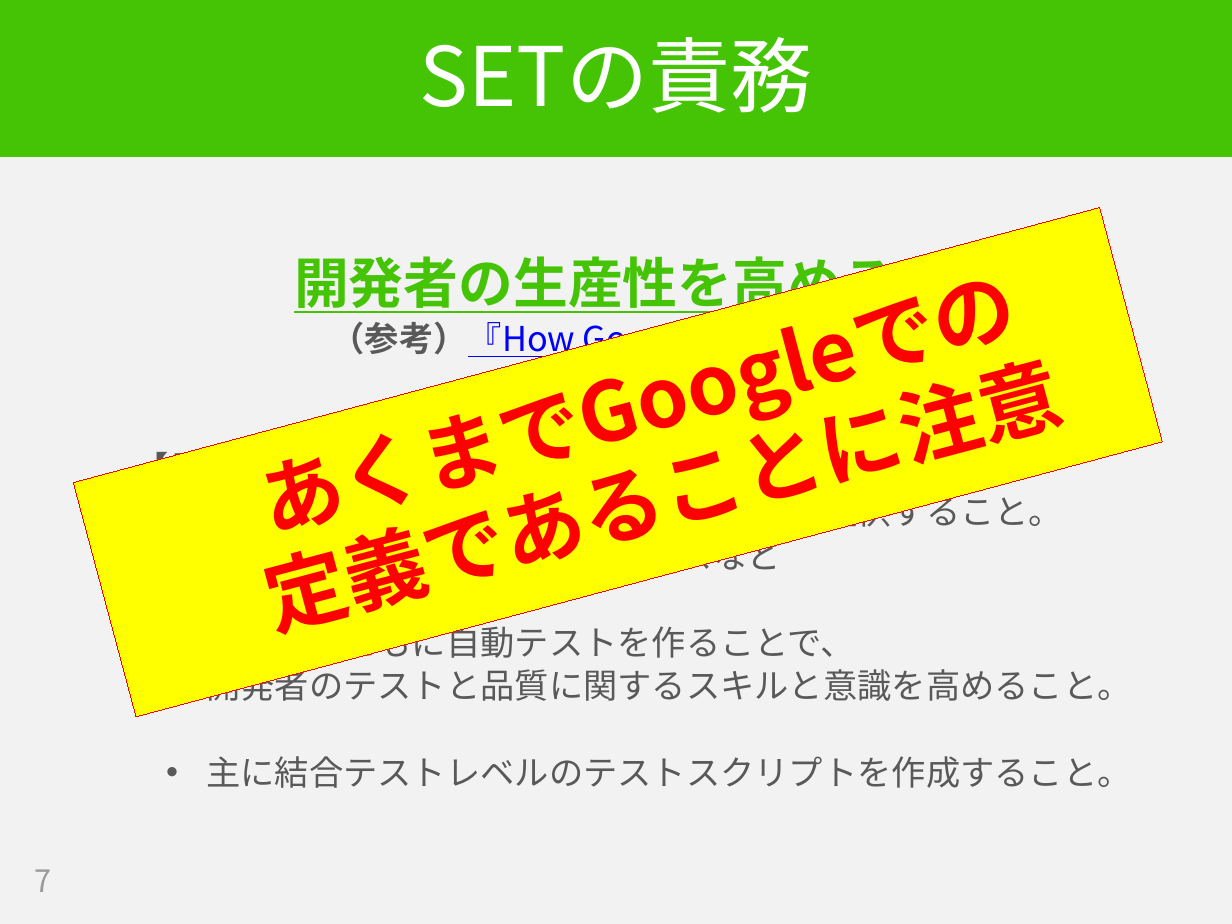
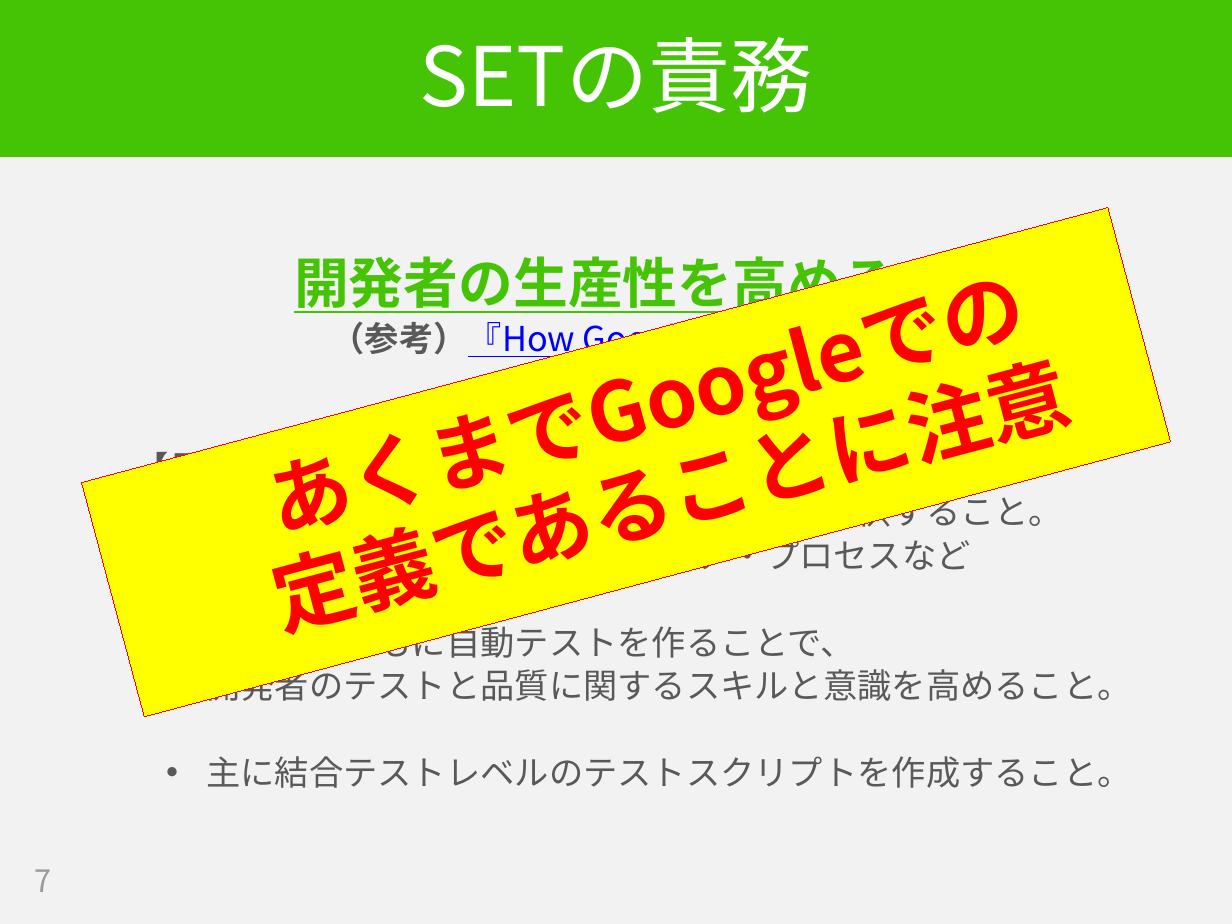
Before and after one commit to hageyahhoo/RSGT2018, a slide deck: slide 7 of SET_at_LINE_ja.pptx. Drawn at 1232x924 pixels with LibreOffice and Linux fonts; fonts in the diff are those of the drawing. Boxes give left, top, right and bottom in pixels: in the first picture for what was removed or moved away, otherwise in the second. Text is boxed around its words. In the diff, an @@ line names an element or a change of style, - is before the commit and + after.

```diff
--- a/SET_at_LINE_ja.pptx
+++ b/SET_at_LINE_ja.pptx
@@ rectangle "あくまでGoogleでの": place and size @@
-rectangle "あくまでGoogleでの" at (73,208,1162,717)
+rectangle "あくまでGoogleでの" at (82,208,1170,717)
@@ text at (253,534,971,578): text changed @@
-      • FW・ミドルウェア・プロセスなど
+      • フレームワーク・ミドルウェア・プロセスなど
```
Also in this commit, not shown: 2 other slides changed.
